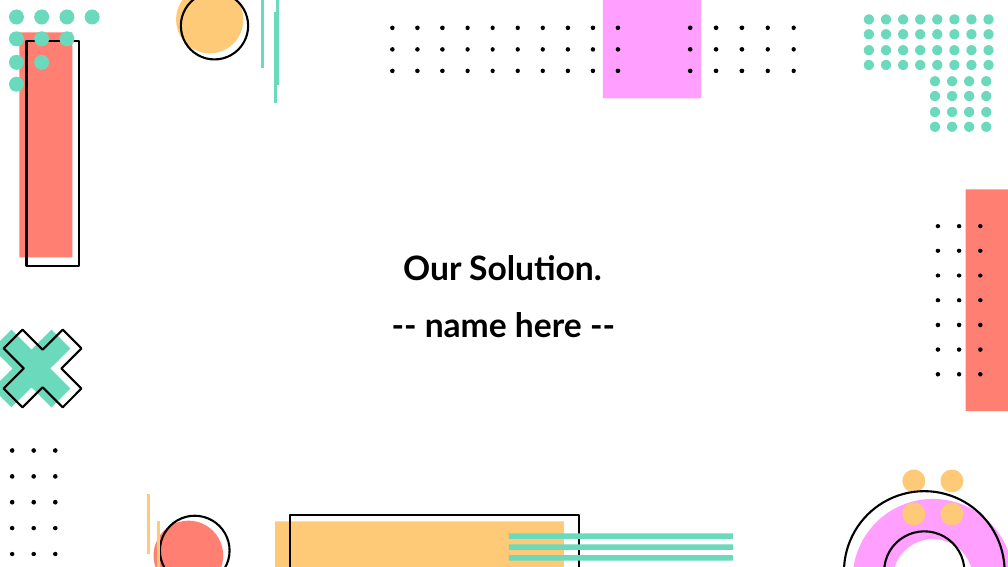
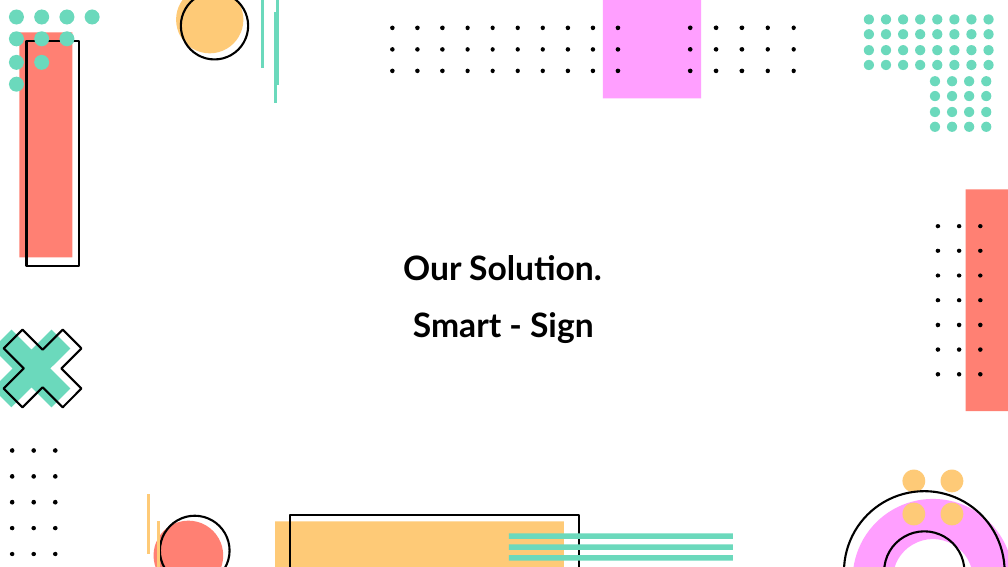
Before and after one commit to Ashpan/opencv-ASL-translator, a slide deck: slide 3 of ppt/presentation.pptx. Drawn at 1008x567 pixels with LibreOffice and Linux fonts; fonts in the diff are those of the drawing. Boxes give left, top, right and bottom in pixels: in the first picture for what was removed or moved away, otherwise in the second. Text is boxed around its words. In the diff, an @@ line names an element or a change of style, - is before the commit and + after.

Commit message:
added titles

```diff
--- a/ppt/presentation.pptx
+++ b/ppt/presentation.pptx
@@ title at (413, 312, 594, 343): text changed @@
--- name here --
+Smart - Sign
```
Also in this commit, not shown: 1 other slide changed.
